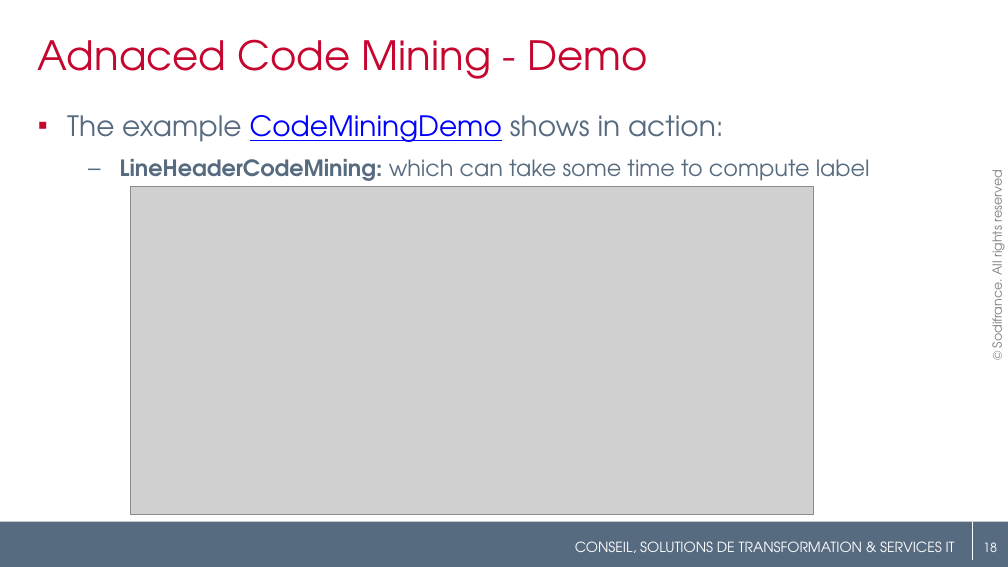
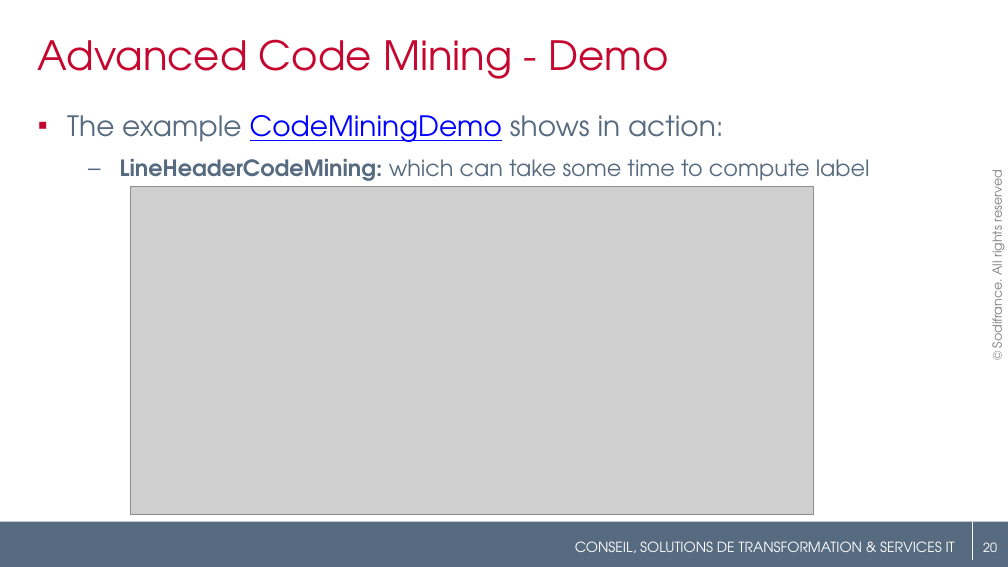
Before and after one commit to angelozerr/EclipseConFrance2018, a slide deck: slide 20 of EclipseConFrance2018_CodeMining.pptx (slide 18 before the commit). Drawn at 1008x567 pixels with LibreOffice and Linux fonts; fonts in the diff are those of the drawing; grey boxes stand for pictures; background and template pictures are left out. Boxes give left, top, right and bottom in pixels: in the first picture for what was removed or moved away, otherwise in the second. Text is boxed around its words. In the diff, an @@ line names an element or a change of style, - is before the commit and + after.

```diff
--- a/EclipseConFrance2018_CodeMining.pptx
+++ b/EclipseConFrance2018_CodeMining.pptx
@@ title at <box>38,39,668,79</box>: text changed @@
-Adnaced Code Mining - Demo
+Advanced Code Mining - Demo
@@ page number at <box>983,542,997,552</box>: text changed @@
-18
+20
```
Also in this commit, not shown: 11 other slides changed, 5 slides added.
